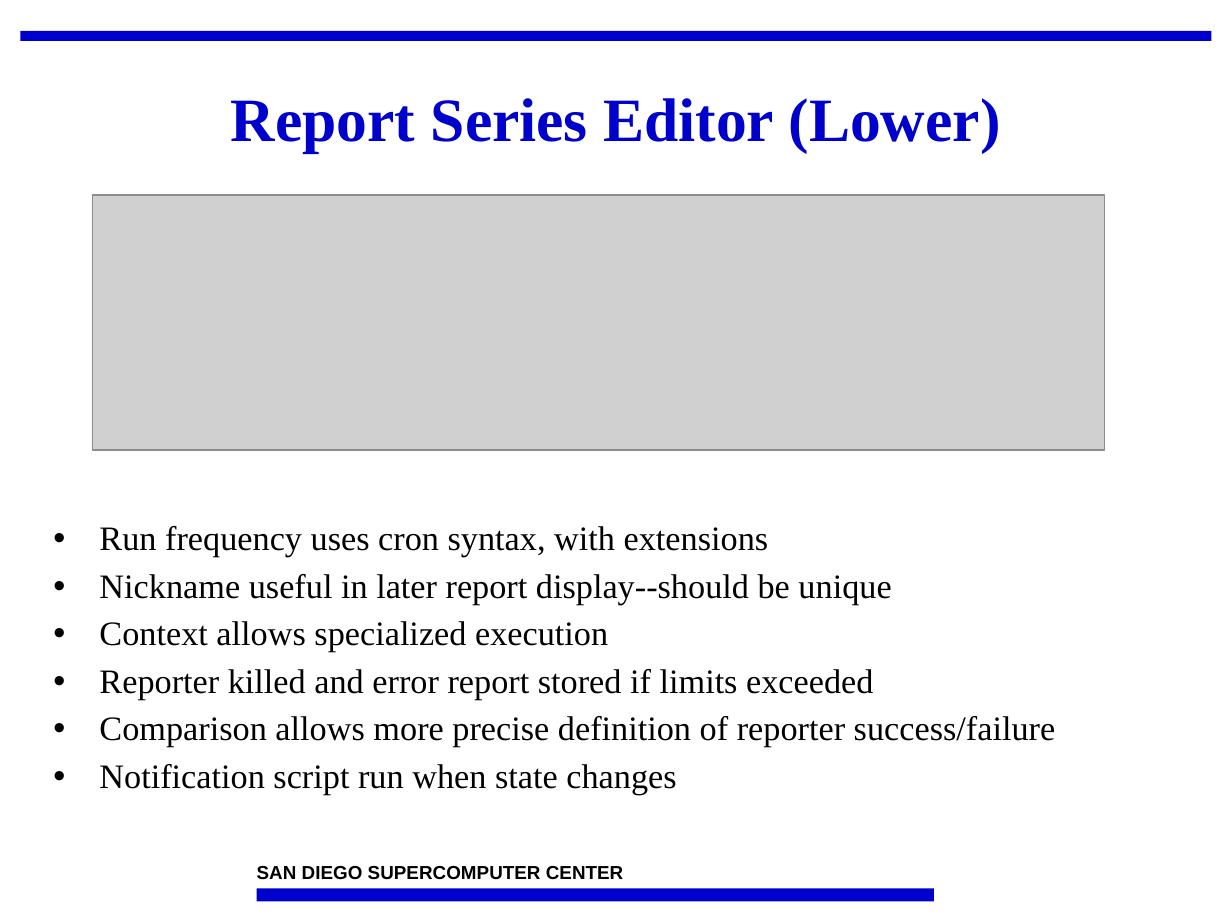
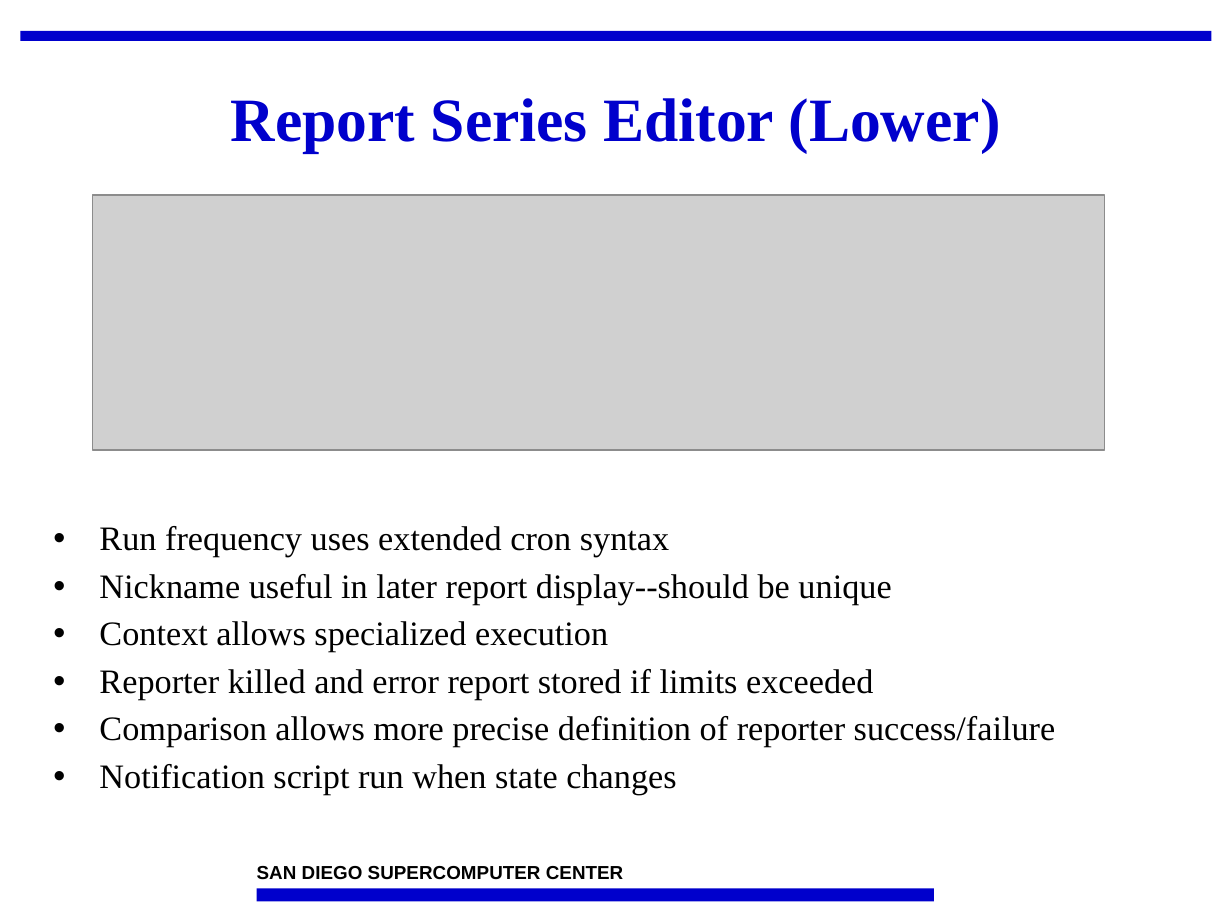
Before and after one commit to IncaProject/inca-xsede, a slide deck: slide 15 of talks/2008workshop/incat.ppt. Drawn at 1232x924 pixels with LibreOffice and Linux fonts; fonts in the diff are those of the drawing; grey boxes stand for pictures; background and template pictures are left out. Boxes give left, top, right and bottom in pixels: in the first picture for what was removed or moved away, otherwise in the second. Text is boxed around its words. In the diff, an @@ line names an element or a change of style, - is before the commit and + after.

```diff
--- a/talks/2008workshop/incat.ppt
+++ b/talks/2008workshop/incat.ppt
@@ text at bbox=[99, 526, 669, 557]: text changed @@
-• Run frequency uses cron syntax, with extensions
+• Run frequency uses extended cron syntax
```
Also in this commit, not shown: 4 other slides changed, 1 slide added, 1 slide removed, 1 other file.
